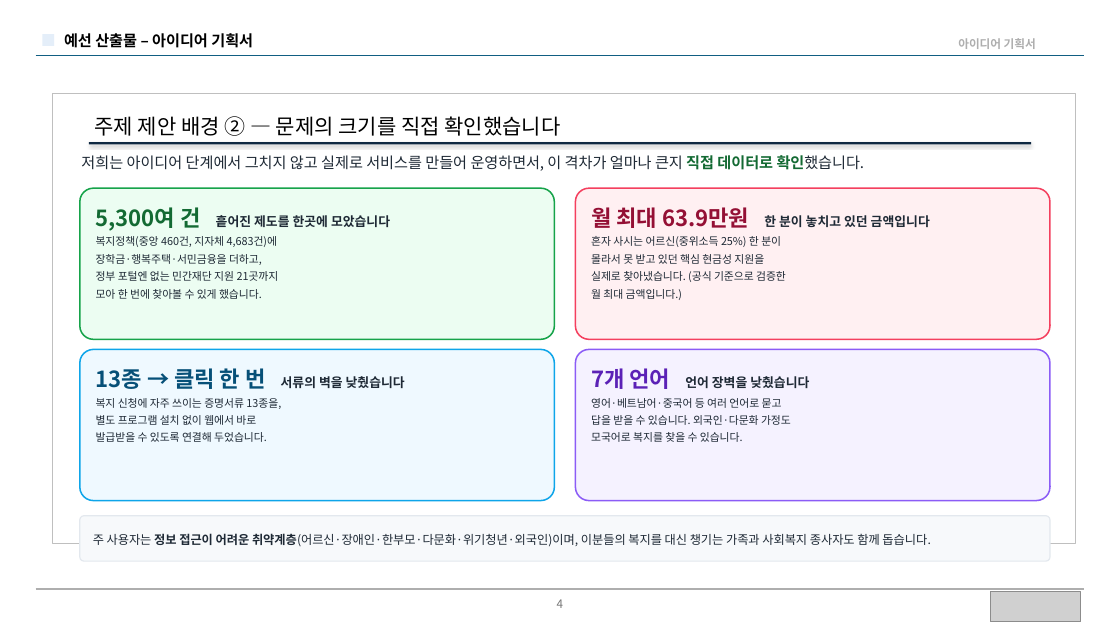
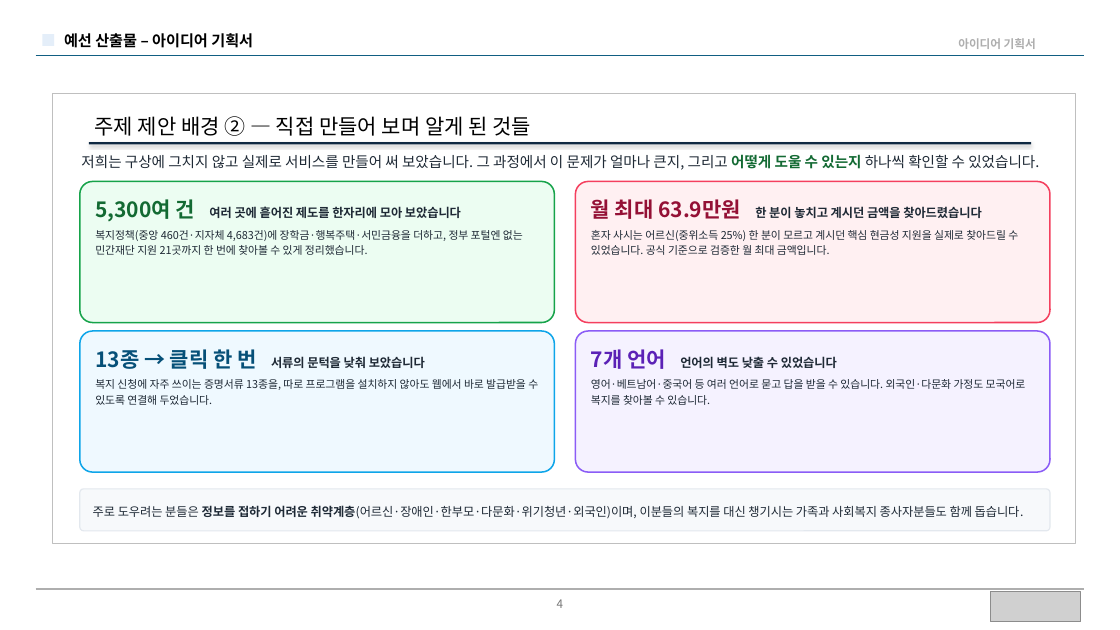
Before and after one commit to BioCode67/modoo-bom, a slide deck: slide 4 of docs/제출/모두봄-예선기획서-20p-규정안전판.pptx. Drawn at 1120x630 pixels with LibreOffice and Linux fonts; fonts in the diff are those of the drawing; grey boxes stand for pictures. Boxes give left, top, right and bottom in pixels: in the first picture for what was removed or moved away, otherwise in the second. Text is boxed around its words. In the diff, an @@ line names an element or a change of style, - is before the commit and + after.

Commit message:
docs(제출): 예선 기획서 v3.1 — 프레임 오버플로 전면 수정·친절 톤·팀원 형식·복지관 파일럿
피드백 반영:
1. 박스가 양식 작성영역(세로 6.46″)을 넘던 문제 — 빌드 시 오버플로 자동검증(verify) 추가해 전 슬라이드
   프레임 안으로 재배치(초과 0건 확인)
2. 배경② 등 홍보성 어투 → 친절한 서비스 소개체로('직접 만들어 보며 알게 된 것들', '~보았습니다')
3. 복지관 현장 파일럿 완료 반영(효과② 상단 배너 + 통계 카드 + 로드맵 '지금·예선')
4. 팀원 형식: 팀장/팀원 구분 없이 이름순 '이름(컴퓨터공학전공)' 나열

폰트 임베딩 유지(Pretendard). PowerPoint 렌더로 전수 검증 완료.

```diff
--- a/docs/제출/모두봄-예선기획서-20p-규정안전판.pptx
+++ b/docs/제출/모두봄-예선기획서-20p-규정안전판.pptx
@@ text at (x1=95, y1=116, x2=532, y2=136): text changed @@
-주제 제안 배경 ② — 문제의 크기를 직접 확인했습니다
+주제 제안 배경 ② — 직접 만들어 보며 알게 된 것들
@@ text at (x1=81, y1=154, x2=1039, y2=170): text changed; size 13 to 12.5 pt @@
-저희는 아이디어 단계에서 그치지 않고 실제로 서비스를 만들어 운영하면서, 이 격차가 얼마나 큰지 직접 데이터로 확인했습니다.
+저희는 구상에 그치지 않고 실제로 서비스를 만들어 써 보았습니다. 그 과정에서 이 문제가 얼마나 큰지, 그리고 어떻게 도울 수 있는지 하나씩 확인할 수 있었습니다.
@@ rounded rectangle "5,300여 건 여러 곳에 흩어진 ..." resized from (x1=80, y1=188, x2=555, y2=339) to (x1=80, y1=181, x2=555, y2=323) @@
@@ text in rounded rectangle at (x1=95, y1=199, x2=523, y2=255): text changed @@
-5,300여 건 흩어진 제도를 한곳에 모았습니다
-복지정책(중앙 460건, 지자체 4,683건)에
-장학금·행복주택·서민금융을 더하고,
-정부 포털엔 없는 민간재단 지원 21곳까지
-모아 한 번에 찾아볼 수 있게 했습니다.
+5,300여 건 여러 곳에 흩어진 제도를 한자리에 모아 보았습니다
+복지정책(중앙 460건·지자체 4,683건)에 장학금·행복주택·서민금융을 더하고, 정부 포털엔 없는 민간재단 지원 21곳까지 한 번에 찾아볼 수 있게 정리했습니다.
@@ rounded rectangle "월 최대 63.9만원 한 분이 ..." resized from (x1=576, y1=188, x2=1050, y2=339) to (x1=576, y1=181, x2=1050, y2=323) @@
@@ text in rounded rectangle at (x1=591, y1=199, x2=1018, y2=255): text changed @@
-월 최대 63.9만원 한 분이 놓치고 있던 금액입니다
-혼자 사시는 어르신(중위소득 25%) 한 분이
-몰라서 못 받고 있던 핵심 현금성 지원을
-실제로 찾아냈습니다. (공식 기준으로 검증한
-월 최대 금액입니다.)
+월 최대 63.9만원 한 분이 놓치고 계시던 금액을 찾아드렸습니다
+혼자 사시는 어르신(중위소득 25%) 한 분이 모르고 계시던 핵심 현금성 지원을 실제로 찾아드릴 수 있었습니다. 공식 기준으로 검증한 월 최대 금액입니다.
@@ rounded rectangle "13종 → 클릭 한 번 ..." resized from (x1=80, y1=350, x2=555, y2=501) to (x1=80, y1=331, x2=555, y2=472) @@
@@ text in rounded rectangle at (x1=95, y1=349, x2=538, y2=405): text changed @@
-13종 → 클릭 한 번 서류의 벽을 낮췄습니다
-복지 신청에 자주 쓰이는 증명서류 13종을,
-별도 프로그램 설치 없이 웹에서 바로
-발급받을 수 있도록 연결해 두었습니다.
+13종 → 클릭 한 번 서류의 문턱을 낮춰 보았습니다
+복지 신청에 자주 쓰이는 증명서류 13종을, 따로 프로그램을 설치하지 않아도 웹에서 바로 발급받을 수 있도록 연결해 두었습니다.
@@ rounded rectangle "7개 언어 언어의 벽도 낮출 ..." resized from (x1=576, y1=350, x2=1050, y2=501) to (x1=576, y1=331, x2=1050, y2=472) @@
@@ text in rounded rectangle at (x1=591, y1=349, x2=1026, y2=405): text changed @@
-7개 언어 언어 장벽을 낮췄습니다
-영어·베트남어·중국어 등 여러 언어로 묻고
-답을 받을 수 있습니다. 외국인·다문화 가정도
-모국어로 복지를 찾을 수 있습니다.
+7개 언어 언어의 벽도 낮출 수 있었습니다
+영어·베트남어·중국어 등 여러 언어로 묻고 답을 받을 수 있습니다. 외국인·다문화 가정도 모국어로 복지를 찾아볼 수 있습니다.
@@ rounded rectangle "주로 도우려는 분들은 정보를 접하기 ..." moved from (x1=80, y1=516, x2=1050, y2=561) to (x1=80, y1=489, x2=1050, y2=531) @@
@@ text in rounded rectangle at (x1=93, y1=505, x2=1024, y2=519): text changed @@
-주 사용자는 정보 접근이 어려운 취약계층(어르신·장애인·한부모·다문화·위기청년·외국인)이며, 이분들의 복지를 대신 챙기는 가족과 사회복지 종사자도 함께 돕습니다.
+주로 도우려는 분들은 정보를 접하기 어려운 취약계층(어르신·장애인·한부모·다문화·위기청년·외국인)이며, 이분들의 복지를 대신 챙기시는 가족과 사회복지 종사자분들도 함께 돕습니다.
```
Also in this commit, not shown: 12 other slides changed, 2 other files.
